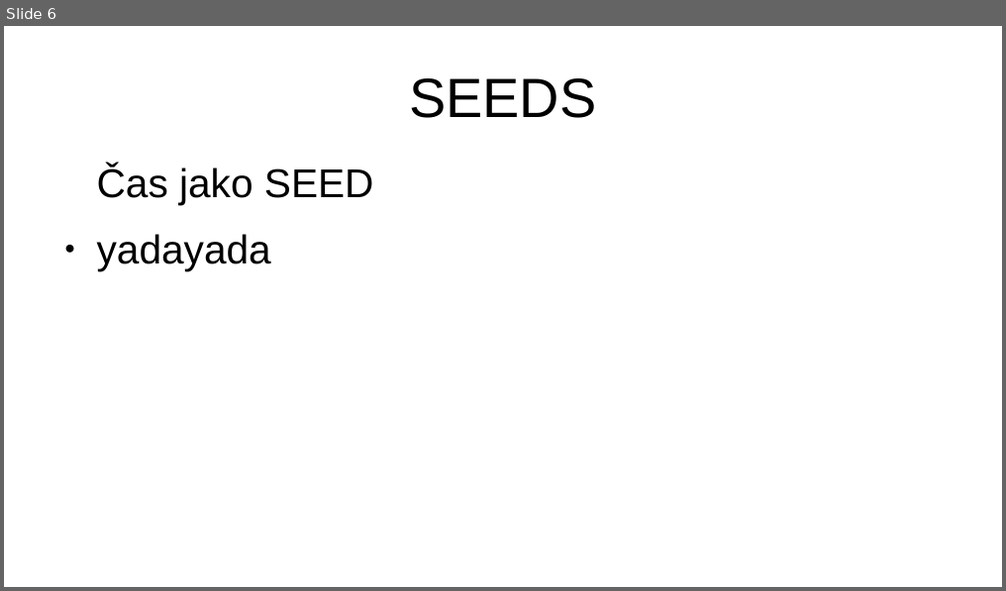
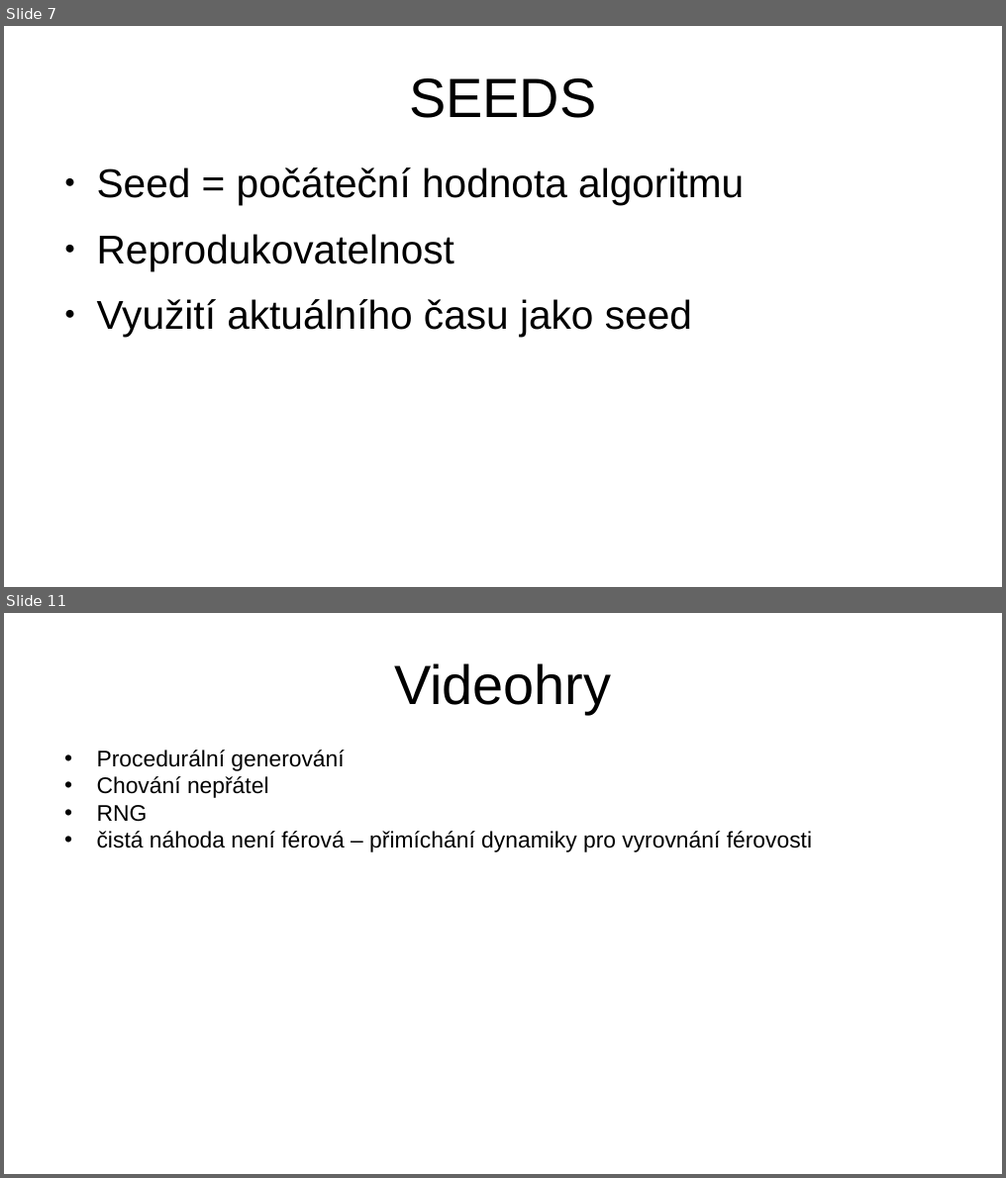
Before and after one commit to hruboson/UTB-PO-RAND, a slide deck: presentation.pptx. Shown one above the other, each under a label of ours: slide 6 before the commit, slides 7 and 11 after it; the slides between them are not shown. The pictures are 1006x591 and 1006x1178 pixels, drawn with LibreOffice and Linux fonts; fonts in the diff are those of the drawing. Boxes give left, top, right and bottom in pixels: in the first picture for what was removed or moved away, otherwise in the second. Text is boxed around its words. In the diff, an @@ line names an element or a change of style, - is before the commit and + after.

```diff
--- a/presentation.pptx
+++ b/presentation.pptx
@@ slide 11 added at bbox=[4, 613, 1002, 1174], background #FFFFFF @@
@@ title added at bbox=[394, 663, 611, 714], 44 pt, text #000000 @@
+Videohry
@@ text added at bbox=[97, 750, 812, 853], 18 pt, text #000000 @@
+• Procedurální generování
+• Chování nepřátel
+• RNG
+• čistá náhoda není férová – přimíchání dynamiky pro vyrovnání férovosti
@@ what was slide 6 is now slide 7 @@
@@ slide 7 changed as well @@
@@ text at bbox=[97, 168, 744, 337]: text changed @@
-Čas jako SEED
-● yadayada
+● Seed = počáteční hodnota algoritmu
+● Reprodukovatelnost
+● Využití aktuálního času jako seed
```
Also in this commit, not shown: 12 other slides added, 12 slides removed.
